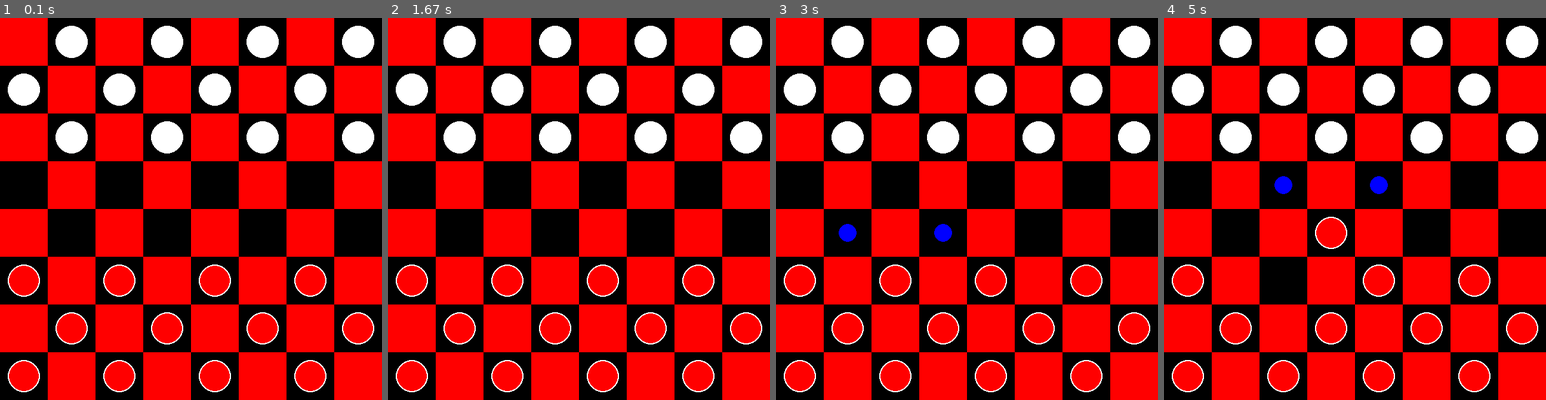
Above: before the commit, frames 1-4 (left to right).
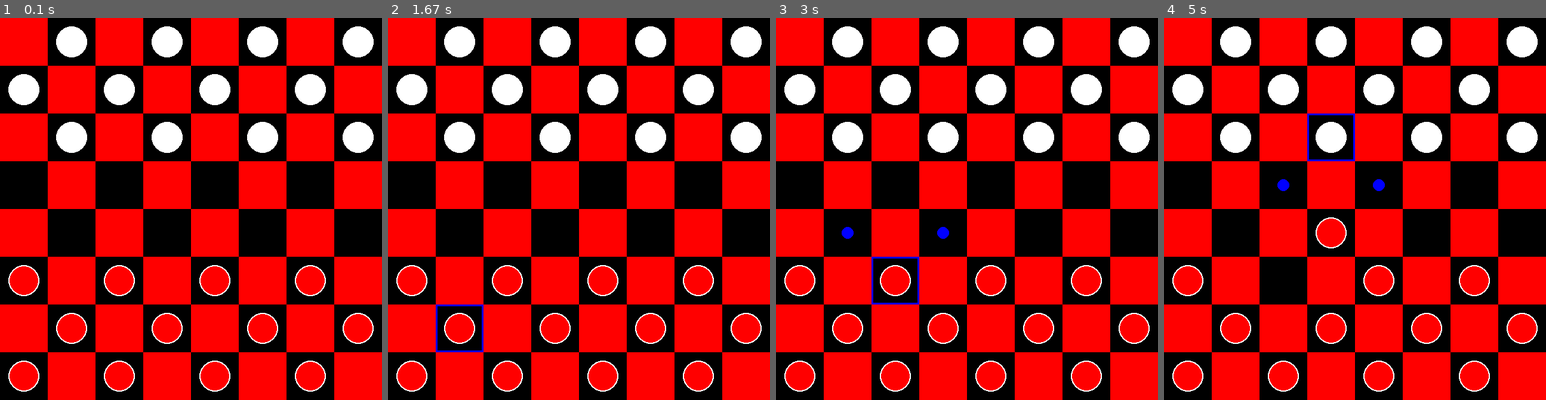
Above: after the commit, the same moments.

Repository: Rasesh2005/Checkers-Pygame
Game: pygame game, started from main.py
The game is run twice, just before and just after one commit, with the same random seed, the same clock (stepped at 60 frames per second) and the same inputs.
Inputs (mouse positions are in pixels of both pictures, inside the frame that each line leads up to):
- Up to frame 1 (0.1 s): no input
- Up to frame 2 (1.67 s): click (514, 296) at 0.95 s; click (479, 327) at 1.28 s
- Up to frame 3 (3 s): click (871, 300) at 2.85 s
- Up to frame 4 (5 s): click (1419, 342) at 3.18 s; click (1259, 266) at 4.28 s; click (1309, 247) at 4.62 s; click (1316, 117) at 4.95 s

The runs differ from the first frame. In frame 1, 1.3% of the frame differs, in the area x 2-98%, y 2-98%; in frame 2, 1.6%; in frame 3, 1.7%; in frame 4, 1.7%.

Commit message:
Fixed Game issues

Diff:
--- a/components/board.py
+++ b/components/board.py
@@ -1,6 +1,6 @@
 from components.piece import Piece
 import pygame
-from .constants import HEIGHT, RED, BLACK, ROWS, COLS, SQUARE_SIZE, WHITE, WIDTH
+from .constants import BLUE, HEIGHT, RED, BLACK, ROWS, COLS, SQUARE_SIZE, WHITE, WIDTH
 
 
 class Board:
@@ -31,21 +31,17 @@
         row, col = piece.row, piece.col
         left = col-1
         right = col+1
-        if piece.king:
-            moves.update(self.__traverse_left(row-1, max(row-3, -1), -1, piece.color, left,isKing=True))
-            moves.update(self.__traverse_right(row-1, max(row-3, -1), -1, piece.color, right,isKing=True))
-            moves.update(self.__traverse_left(row+1, min(row+3, ROWS), 1, piece.color, left,isKing=True))
-            moves.update(self.__traverse_right(row+1, min(row+3, ROWS), 1, piece.color, right,isKing=True))
-        elif  piece.color == RED:
-            moves.update(self.__traverse_left(row-1, max(row-3, -1), -1, piece.color, left))
-            moves.update(self.__traverse_right(row-1, max(row-3, -1), -1, piece.color, right))
-        elif piece.color == WHITE:
-            moves.update(self.__traverse_left(row+1, min(row+3, ROWS), 1, piece.color, left))
-            moves.update(self.__traverse_right(row+1, min(row+3, ROWS), 1, piece.color, right))
+        if  piece.king or piece.color == RED:
+            moves.update(self.__traverse_left(row-1, max(row-3, -1), -1, piece.color, left,isKing=piece.king))
+            moves.update(self.__traverse_right(row-1, max(row-3, -1), -1, piece.color, right,isKing=piece.king))
+        if piece.king or piece.color == WHITE:
+            moves.update(self.__traverse_left(row+1, min(row+3, ROWS), 1, piece.color, left,isKing=piece.king))
+            moves.update(self.__traverse_right(row+1, min(row+3, ROWS), 1, piece.color, right,isKing=piece.king))
+        return moves
+    def draw_selected_square(self,WIN,piece):
+        pygame.draw.rect(WIN,BLUE,(piece.x-SQUARE_SIZE//2,piece.y-SQUARE_SIZE//2,SQUARE_SIZE,SQUARE_SIZE),3)
 
-        return moves
-
-    def __traverse_left(self, start, stop, step, color, left, skipped=[],isKing=False):
+    def __traverse_left(self, start, stop, step, color, left, skipped=[],prevDirection=None,isKing=False):
         moves = {}
         last = []
         for r in range(start, stop, step):
@@ -62,14 +58,20 @@
                     moves[(r, left)] = last
                 if last:
                     if step == -1:
-                        row = max(r-3, 0)
+                        row = max(r-3, -1)
+                        rowKing=min(r+3, ROWS)
                     else:
                         row = min(r+3, ROWS)
-                    moves.update(self.__traverse_left(r+step, row, step, color, left-1,skipped=last))
-                    moves.update(self.__traverse_right(r+step, row, step, color, left+1,skipped=last))
+                        rowKing=max(r-3, -1)
+                    if prevDirection!=1*step:
+                        moves.update(self.__traverse_left(r+step, row, step, color, left-1,skipped=moves[(r, left)],prevDirection=-2*step,isKing=isKing))
+                    if prevDirection!=2*step:
+                        moves.update(self.__traverse_right(r+step, row, step, color, left+1,skipped=moves[(r, left)],prevDirection=-1*step,isKing=isKing))
                     if isKing:
-                        moves.update(self.__traverse_left(r+step, row, step, color, left-1,skipped=last))
-                        moves.update(self.__traverse_right(r+step, row, step, color, left+1,skipped=last))
+                        if prevDirection!=-1*step:
+                            moves.update(self.__traverse_left(r-step, rowKing, -step, color, left-1,skipped=moves[(r, left)],prevDirection=-2*step*-1,isKing=isKing))
+                        if prevDirection!=-2*step:
+                            moves.update(self.__traverse_right(r-step, rowKing, -step, color, left+1,skipped=moves[(r, left)],prevDirection=-1*step*-1,isKing=isKing))
 
                 break
             elif current.color == color:
@@ -77,9 +79,10 @@
             else:
                 last = [current]
             left -= 1
+
         return moves
 
-    def __traverse_right(self, start, stop, step, color, right, skipped=[],isKing=False):
+    def __traverse_right(self, start, stop, step, color, right, skipped=[],prevDirection=None,isKing=False):
         moves = {}
         last = []
         for r in range(start, stop, step):
@@ -97,13 +100,21 @@
                 if last:
                     if step == -1:
                         row = max(r-3, 0)
+                        rowKing=min(r+3, ROWS)
                     else:
                         row = min(r+3, ROWS)
-                    moves.update(self.__traverse_left(r+step, row, step, color, right-1,skipped=last))
-                    moves.update(self.__traverse_right(r+step, row, step, color, right+1,skipped=last))
+                        rowKing=max(r-3, 0)
+                    if prevDirection!=1*step:
+                        moves.update(self.__traverse_left(r+step, row, step, color, right-1,skipped=moves[(r, right)],prevDirection=-2*step,isKing=isKing))
+                    if prevDirection!=2*step:
+                        moves.update(self.__traverse_right(r+step, row, step, color, right+1,skipped=moves[(r, right)],prevDirection=-1*step,isKing=isKing))
                     if isKing:
-                        moves.update(self.__traverse_left(r+step, row, step, color, right-1,skipped=last))
-                        moves.update(self.__traverse_right(r+step, row, step, color, right+1,skipped=last))
+                        if prevDirection!=-1*step:
+                            moves.update(self.__traverse_left(r-step, rowKing, -step, color, right-1,skipped=moves[(r, right)],prevDirection=-2*step*-1,isKing=isKing))
+                        if prevDirection!=-2*step:
+                            moves.update(self.__traverse_right(r-step, rowKing, -step, color, right+1,skipped=moves[(r, right)],prevDirection=-1*step*-1,isKing=isKing))
+
+
 
                 break
             elif current.color == color:
@@ -118,10 +129,8 @@
         for piece in pieces:
             if piece.color==RED:
                 self.red_pieces_left-=1
-                print("1 Red piece Killed, Red pieces left: ",self.red_pieces_left)
             else:
                 self.white_pieces_left-=1
-                print("1 White piece Killed, White pieces left: ",self.white_pieces_left)
             self.board[piece.row][piece.col]=0
 
     def move_piece(self, piece: Piece, row, col):
--- a/components/game.py
+++ b/components/game.py
@@ -14,6 +14,8 @@
 
     def update(self):
         self.board.draw(self.WIN)
+        if self.selected:
+            self.board.draw_selected_square(self.WIN,self.selected)
         self.draw_valid_moves(self.valid_moves)
         pygame.display.update()
     def reset(self):
@@ -25,20 +27,20 @@
         if self.selected:
             temp=self.selected
             result=self.__move(row,col)
-            if not result:
+            if result:
+                self.selected=None
+            else:
                 self.selected=temp
         piece=self.board.get_board_piece(row,col)
         if piece!=0 and piece.color==self.turn:
             self.selected=piece
             self.valid_moves=self.board.get_valid_moves(piece)
-            print(self.valid_moves)
-            print("Selected ",row,col)
             return True
 
     def draw_valid_moves(self,moves:dict):
         for move in moves:
             row,col=move
-            pygame.draw.circle(self.WIN,BLUE,(col*SQUARE_SIZE+SQUARE_SIZE//2,row*SQUARE_SIZE+SQUARE_SIZE//2),15)
+            pygame.draw.circle(self.WIN,BLUE,(col*SQUARE_SIZE+SQUARE_SIZE//2,row*SQUARE_SIZE+SQUARE_SIZE//2),10)
 
     def winner(self):
         winner=None
@@ -61,7 +63,6 @@
             self.change_turn()
             skipped=self.valid_moves.get((row,col))
             self.valid_moves={}
-            print("Skipped Coin at: ",skipped)
             if skipped:
                 self.board.remove(skipped)
         else:
--- a/components/piece.py
+++ b/components/piece.py
@@ -3,7 +3,7 @@
 
 
 class Piece:
-    PADDING = 15
+    PADDING = SQUARE_SIZE//5
     OUTLINE = 2
 
     def __init__(self, color: tuple, row: int, col: int) -> None:
